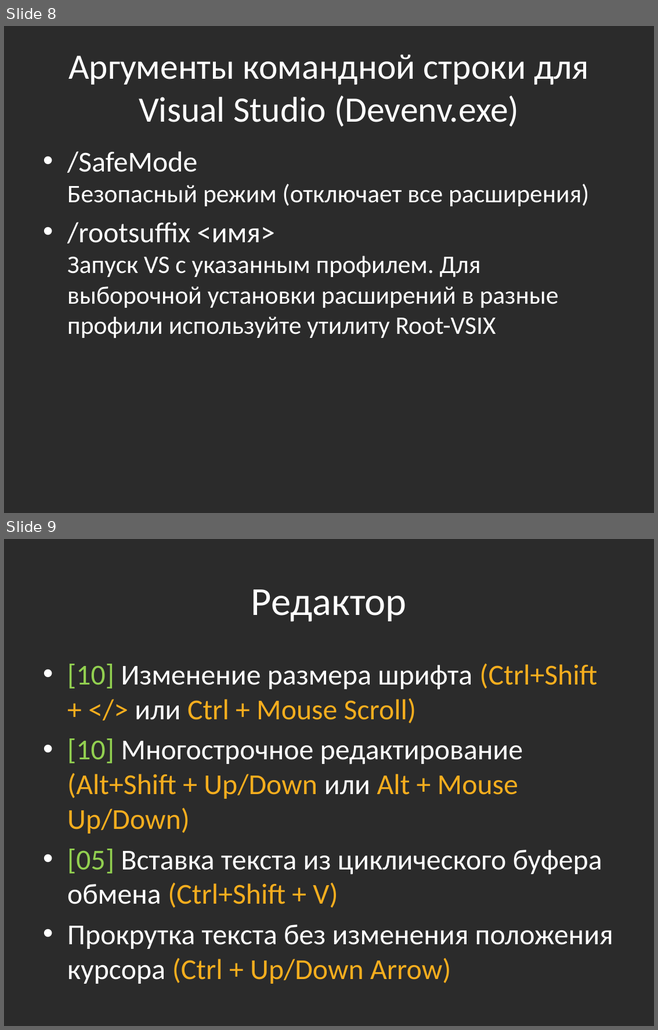
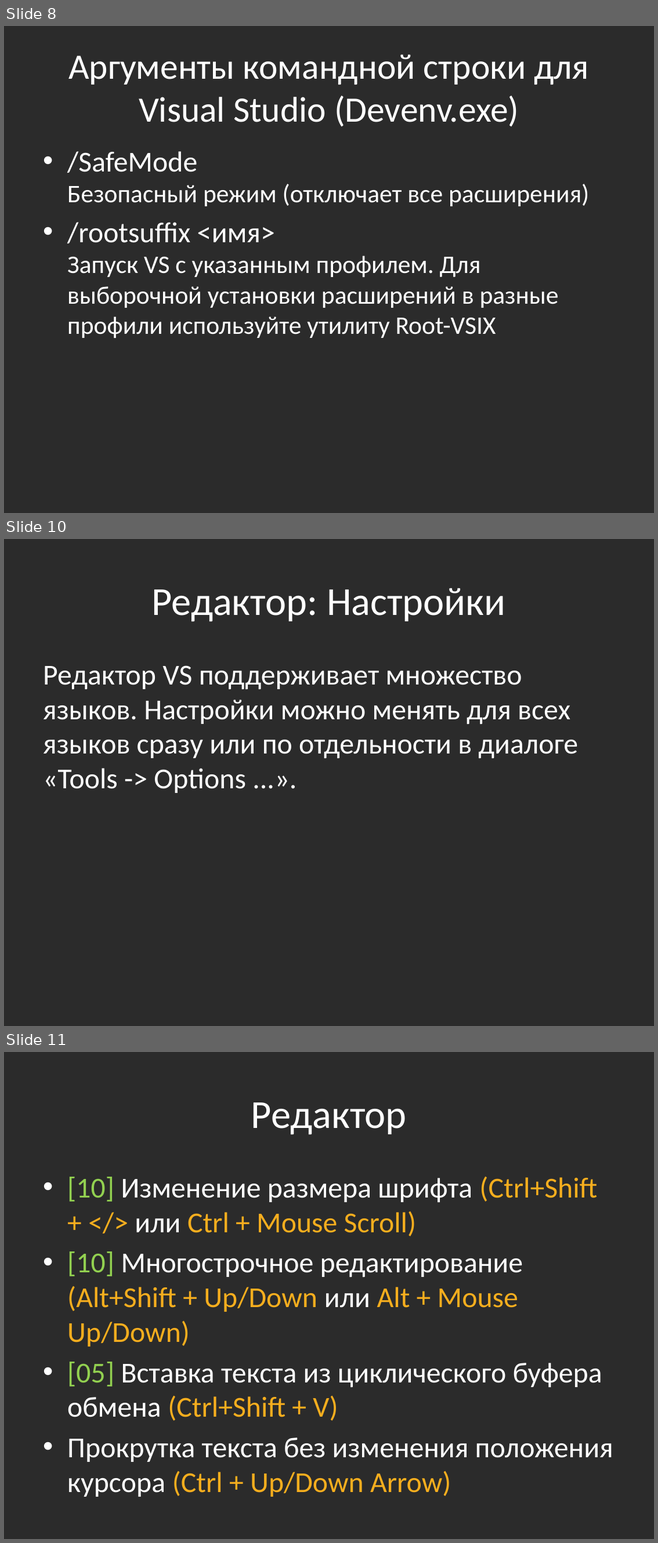
Before and after one commit to bazile/Training, a slide deck: Presentation/tools-visual-studio.pptx. Shown one above the other, each under a label of ours: slides 8 and 9 before the commit, slides 8, 10 and 11 after it; the slides between them are not shown. The pictures are 658x1030 and 658x1543 pixels, drawn with LibreOffice and Linux fonts; fonts in the diff are those of the drawing; background and template pictures are left out; a plain dark background stands for a picture behind light text. Boxes give left, top, right and bottom in pixels: in the first picture for what was removed or moved away, otherwise in the second. Text is boxed around its words. In the diff, an @@ line names an element or a change of style, - is before the commit and + after.

```diff
--- a/Presentation/tools-visual-studio.pptx
+++ b/Presentation/tools-visual-studio.pptx
@@ slide 10 added at <box>4,539,654,1026</box>, background picture (left out) @@
@@ title added at <box>151,588,505,622</box>, 44 pt, text #FFFFFF @@
+Редактор: Настройки
@@ text added at <box>43,665,578,793</box>, 32 pt, text #FFFFFF @@
+Редактор VS поддерживает множество языков. Настройки можно менять для всех языков сразу или по отдельности в диалоге «Tools -> Options ...».
@@ what was slide 9 is now slide 11 @@
```
Also in this commit, not shown: 3 other slides added.
